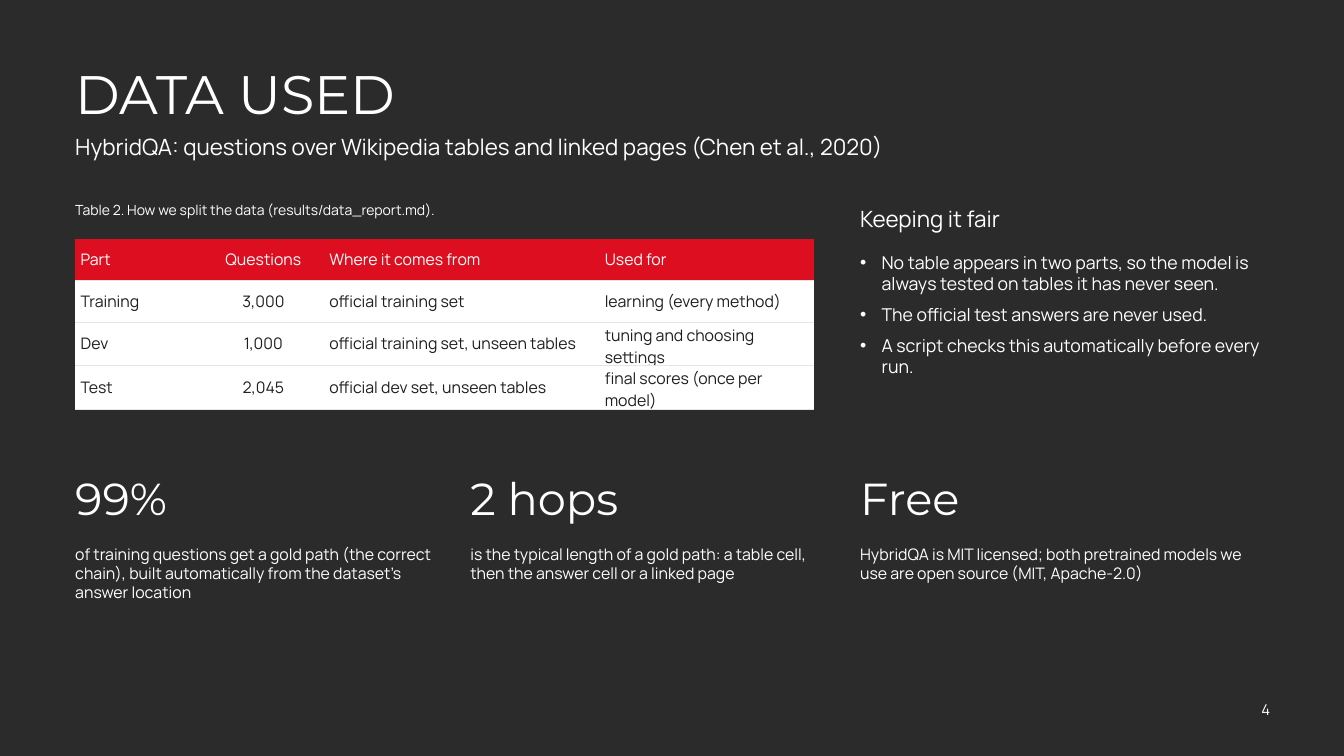
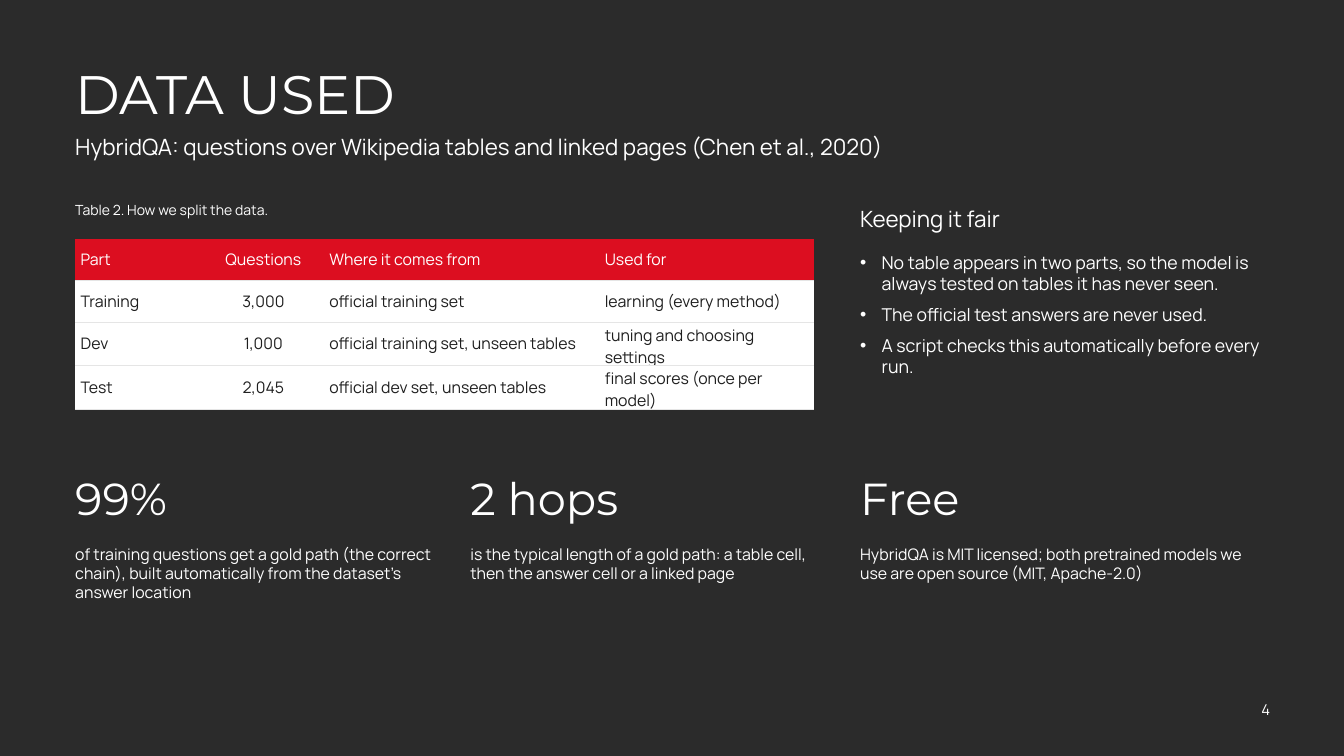
Before and after one commit to Dhruv-Git21/CS769-TableHopPPO, a slide deck: slide 4 of deliverables/final_presentation.pptx. Drawn at 1344x756 pixels with LibreOffice and Linux fonts; fonts in the diff are those of the drawing; background and template pictures are left out; a plain dark background stands for a picture behind light text. Boxes give left, top, right and bottom in pixels: in the first picture for what was removed or moved away, otherwise in the second. Text is boxed around its words. In the diff, an @@ line names an element or a change of style, - is before the commit and + after.

```diff
--- a/deliverables/final_presentation.pptx
+++ b/deliverables/final_presentation.pptx
@@ text at bbox=[75, 204, 268, 219]: text changed @@
-Table 2. How we split the data (results/data_report.md).
+Table 2. How we split the data.
```
Also in this commit, not shown: 3 other slides changed, 4 other files.
